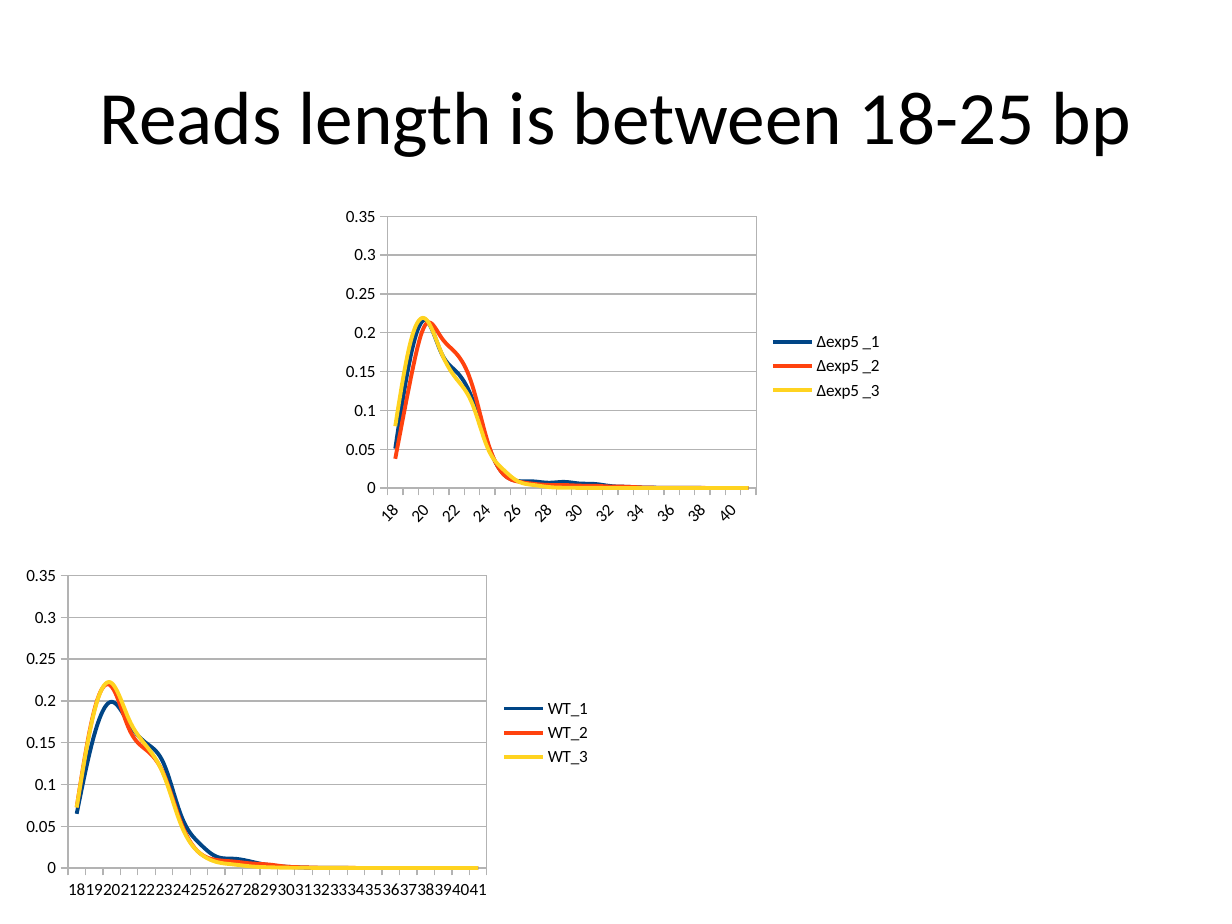
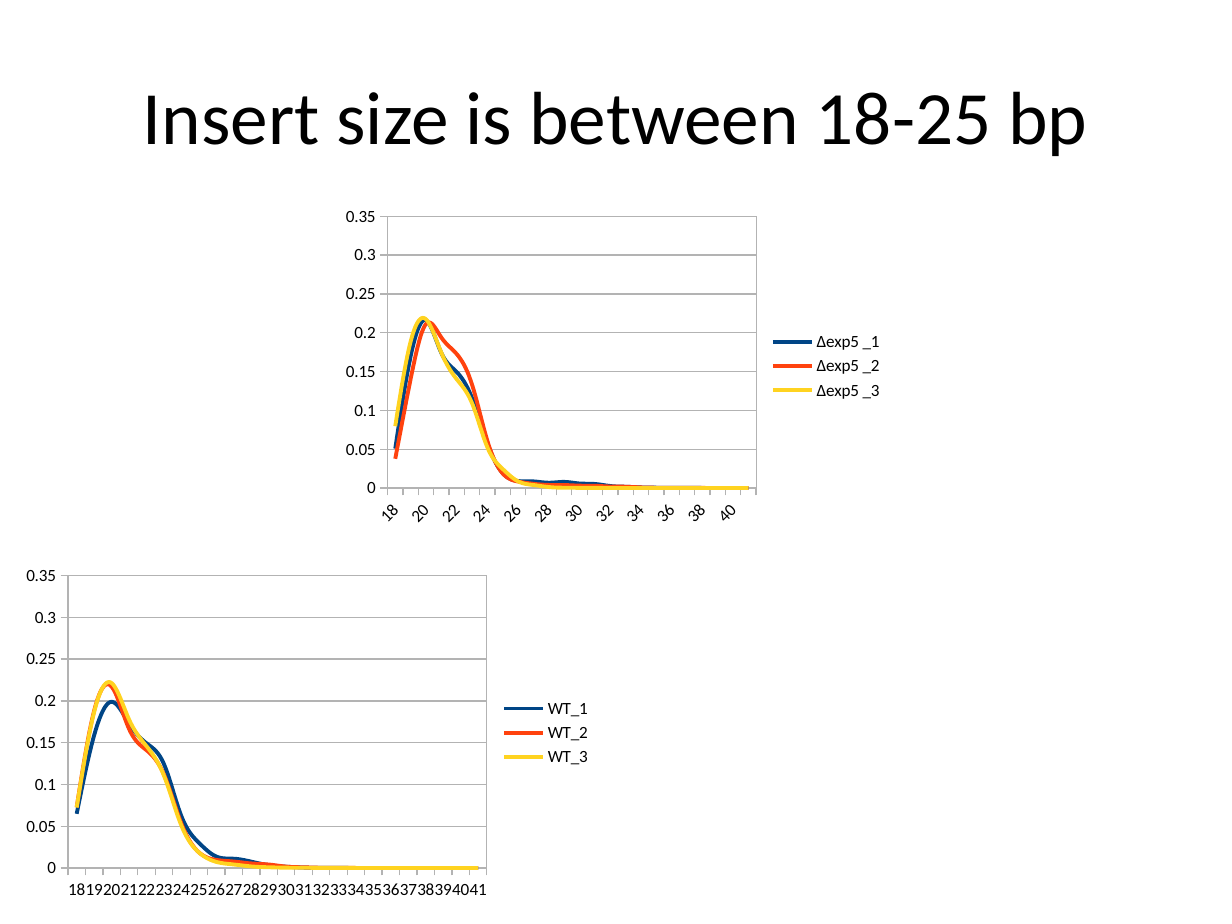
Before and after one commit to wilkinsonlab/m-oryzae-polya, a slide deck: slide 12 of doc/small/Magnaporthe oryzae small-RNA sequencing.pptx (slide 11 before the commit). Drawn at 1232x924 pixels with LibreOffice and Linux fonts; fonts in the diff are those of the drawing. Boxes give left, top, right and bottom in pixels: in the first picture for what was removed or moved away, otherwise in the second. Text is boxed around its words. In the diff, an @@ line names an element or a change of style, - is before the commit and + after.

```diff
--- a/doc/small/Magnaporthe oryzae small-RNA sequencing.pptx
+++ b/doc/small/Magnaporthe oryzae small-RNA sequencing.pptx
@@ title at [143, 91, 1087, 156]: text changed @@
-Reads length is between 18-25 bp
+Insert size is between 18-25 bp
```
Also in this commit, not shown: 1 other slide changed, 1 slide added, 3 other files.
